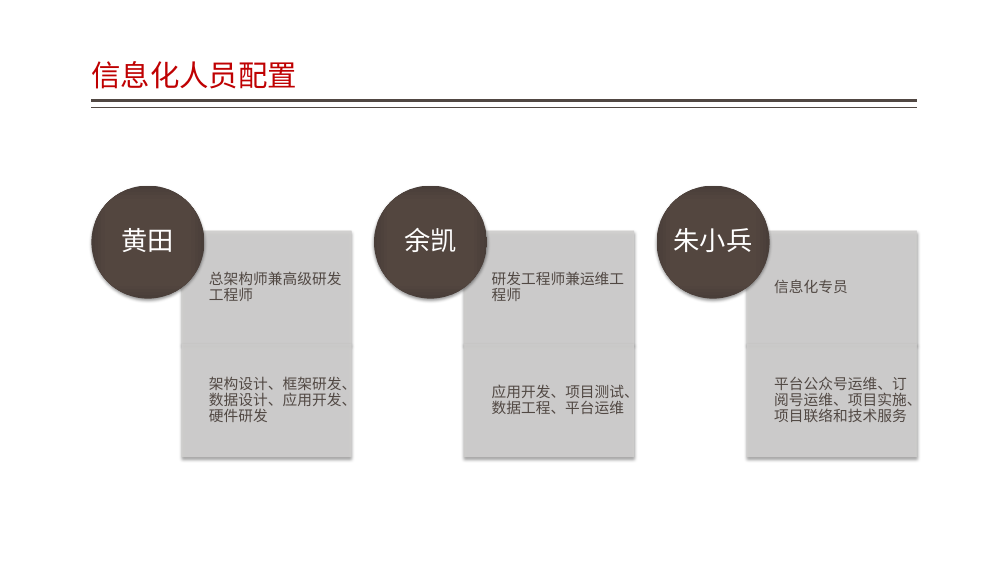
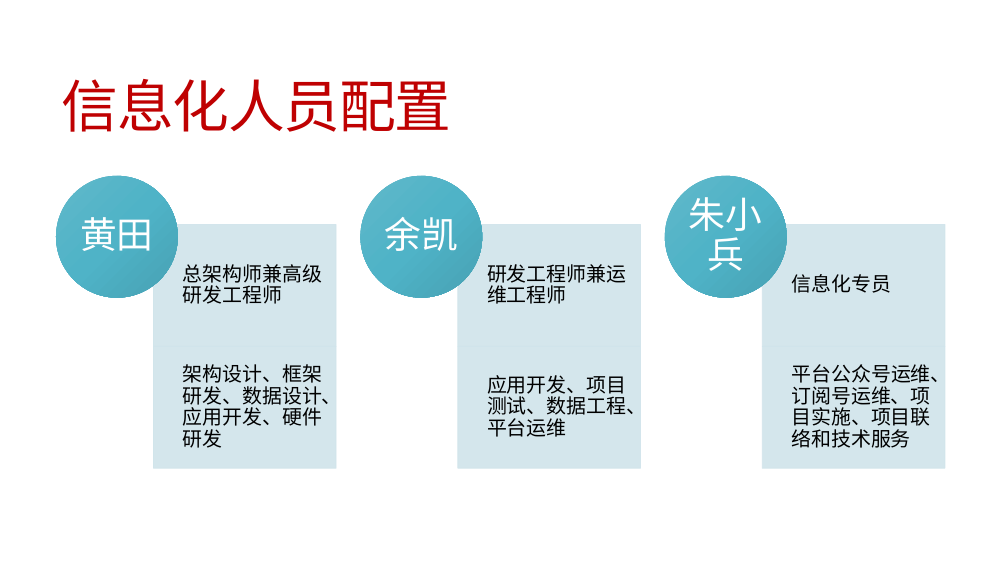
Before and after one commit to jzgi/chainsmart, a slide deck: slide 43 of Docs/中惠农通平台设计.pptx (slide 39 before the commit). Drawn at 1008x567 pixels with LibreOffice and Linux fonts; fonts in the diff are those of the drawing. Boxes give left, top, right and bottom in pixels: in the first picture for what was removed or moved away, otherwise in the second. Text is boxed around its words. In the diff, an @@ line names an element or a change of style, - is before the commit and + after.

```diff
--- a/Docs/中惠农通平台设计.pptx
+++ b/Docs/中惠农通平台设计.pptx
@@ title "信息化人员配置": place and size @@
-title "信息化人员配置" at <box>91,61,297,89</box>
+title "信息化人员配置" at <box>62,79,451,132</box>
@@ title "信息化人员配置" at <box>62,79,451,132</box>: size 28 to 54 pt, letter spacing 0 to -1.2 pt; line spacing 0.9 to 0.85; vertical alignment bottom to middle @@
@@ line removed from (917, 101) to (91, 101) @@
@@ line removed from (917, 108) to (91, 108) @@
@@ fill gradient #544740 to #534740 to #4A3F39 to gradient #61B9CB to #50B4C8 to #48A2B4; shadow off in 3 elements at <box>361,176,482,298</box>, <box>665,176,786,298</box>, <box>56,176,178,298</box> @@
@@ ellipse: place and size @@
-ellipse at <box>91,186,205,299</box>
+ellipse at <box>56,176,178,298</box>
@@ ellipse: place and size @@
-ellipse at <box>374,186,488,299</box>
+ellipse at <box>361,176,482,298</box>
@@ ellipse: place and size @@
-ellipse at <box>657,186,771,299</box>
+ellipse at <box>665,176,786,298</box>
@@ size 25 to 35 pt, font Lato to Calibri; more space between paragraphs in 3 elements at <box>385,217,459,251</box>, <box>689,197,763,271</box>, <box>80,217,154,251</box> @@
@@ text "黄田": place and size @@
-text "黄田" at <box>122,228,174,252</box>
+text "黄田" at <box>80,217,154,251</box>
@@ text "余凯": place and size @@
-text "余凯" at <box>404,228,456,252</box>
+text "余凯" at <box>385,217,459,251</box>
@@ text "朱小兵": place and size @@
-text "朱小兵" at <box>674,228,753,252</box>
+text "朱小兵" at <box>689,197,763,271</box>
@@ rectangle: place and size @@
-rectangle at <box>182,231,352,344</box>
+rectangle at <box>154,225,337,346</box>
@@ text "总架构师兼高级研发工程师": place and size @@
-text "总架构师兼高级研发工程师" at <box>209,272,342,301</box>
+text "总架构师兼高级研发工程师" at <box>183,264,322,304</box>
@@ rectangle: place and size @@
-rectangle at <box>464,231,634,344</box>
+rectangle at <box>458,225,641,346</box>
@@ rectangle: place and size @@
-rectangle at <box>747,231,917,344</box>
+rectangle at <box>762,225,945,346</box>
@@ text "信息化专员": place and size @@
-text "信息化专员" at <box>774,280,848,293</box>
+text "信息化专员" at <box>791,274,891,293</box>
@@ rectangle: place and size @@
-rectangle at <box>182,344,352,457</box>
+rectangle at <box>154,346,337,468</box>
@@ text "架构设计、框架研发、数据设计、应用开发、硬件研发": place and size @@
-text "架构设计、框架研发、数据设计、应用开发、硬件研发" at <box>209,374,356,422</box>
+text "架构设计、框架研发、数据设计、应用开发、硬件研发" at <box>183,364,342,448</box>
@@ rectangle: place and size @@
-rectangle at <box>464,344,634,457</box>
+rectangle at <box>458,346,641,468</box>
@@ fill #D0CFCF at 90% opacity to #D0E5EB at 90% opacity; outline #D0CFCF 0.5 pt to #D0E5EB 0.75 pt; shadow off in 6 elements at <box>458,225,641,346</box>, <box>458,346,641,468</box>, <box>154,225,337,346</box>, <box>762,225,945,346</box>, <box>154,346,337,468</box>, <box>762,346,945,468</box> @@
@@ rectangle: place and size @@
-rectangle at <box>747,344,917,457</box>
+rectangle at <box>762,346,945,468</box>
@@ size 14 to 19 pt, font Lato to Calibri, text colour #514843 to #000000; more space between paragraphs in 6 elements at <box>487,264,626,304</box>, <box>487,375,646,437</box>, <box>183,264,322,304</box>, <box>791,274,891,293</box>, <box>183,364,342,448</box>, <box>791,360,950,448</box> @@
@@ text "平台公众号运维、订阅号运维、项目实施、项目联络和技术服务": place and size @@
-text "平台公众号运维、订阅号运维、项目实施、项目联络和技术服务" at <box>774,377,921,422</box>
+text "平台公众号运维、订阅号运维、项目实施、项目联络和技术服务" at <box>791,360,950,448</box>
```
Also in this commit, not shown: 38 other slides changed, 5 slides added, 1 slide removed, 52 other files.
